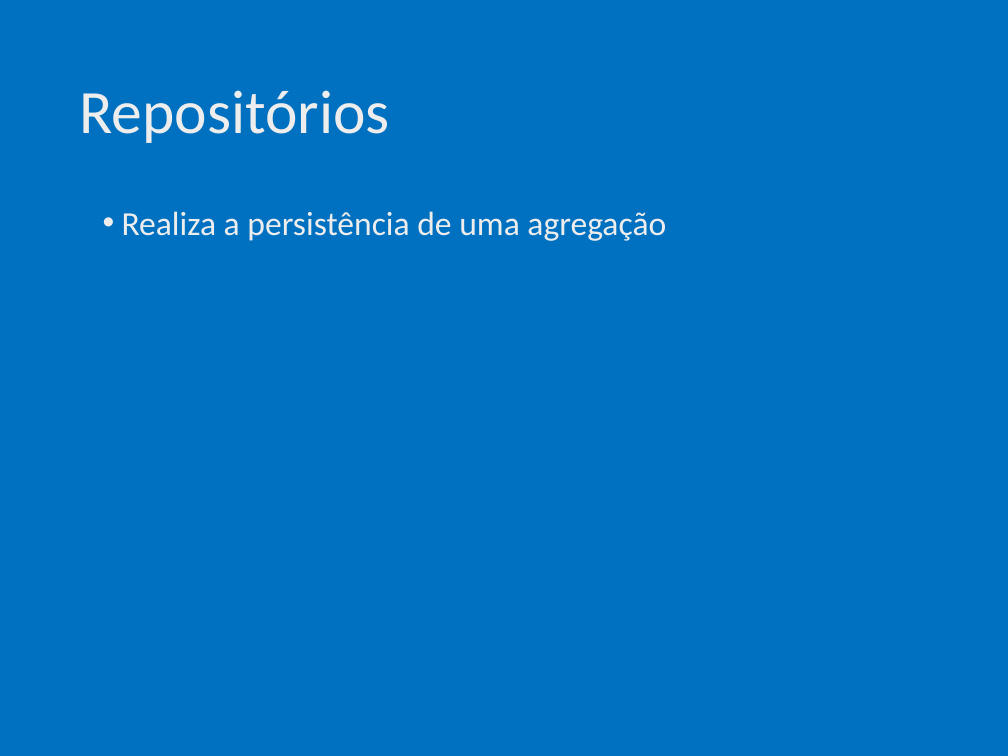
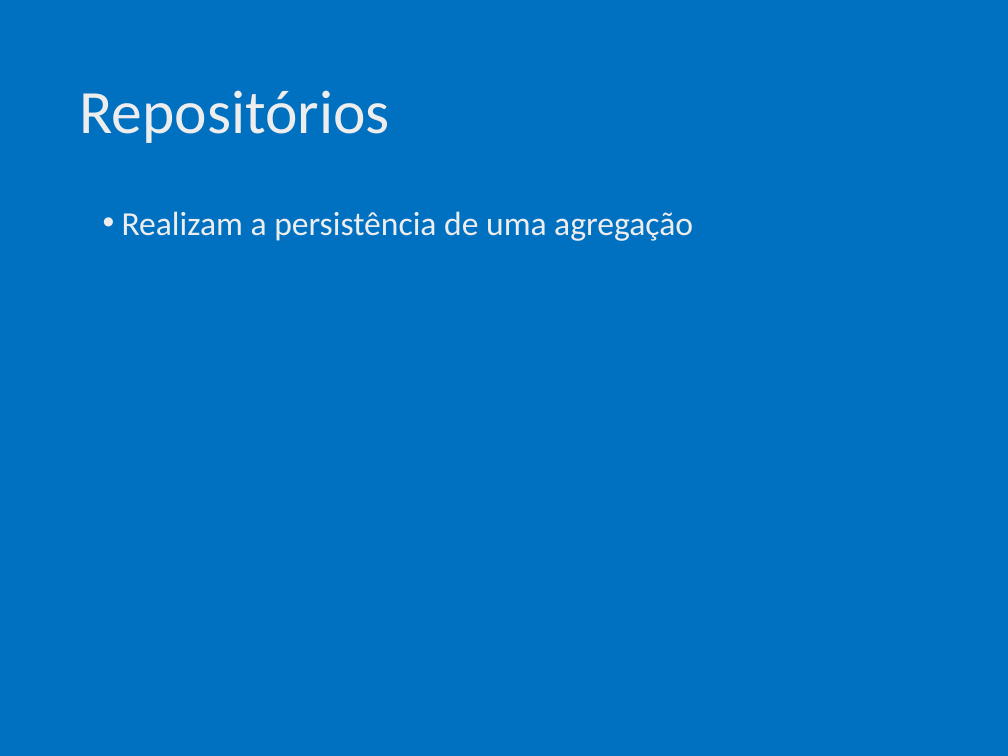
Before and after one commit to ivanpaulovich/event-sourcing-jambo, a slide deck: slide 24 of docs/Introdução ao Domain-Driven-Design (DDD).pptx. Drawn at 1008x756 pixels with LibreOffice and Linux fonts; fonts in the diff are those of the drawing. Boxes give left, top, right and bottom in pixels: in the first picture for what was removed or moved away, otherwise in the second. Text is boxed around its words. In the diff, an @@ line names an element or a change of style, - is before the commit and + after.

```diff
--- a/docs/Introdução ao Domain-Driven-Design (DDD).pptx
+++ b/docs/Introdução ao Domain-Driven-Design (DDD).pptx
@@ text at (122,211,693,241): text changed @@
-• Realiza a persistência de uma agregação
+• Realizam a persistência de uma agregação
```
Also in this commit, not shown: 4 other slides changed, 1 other file.
